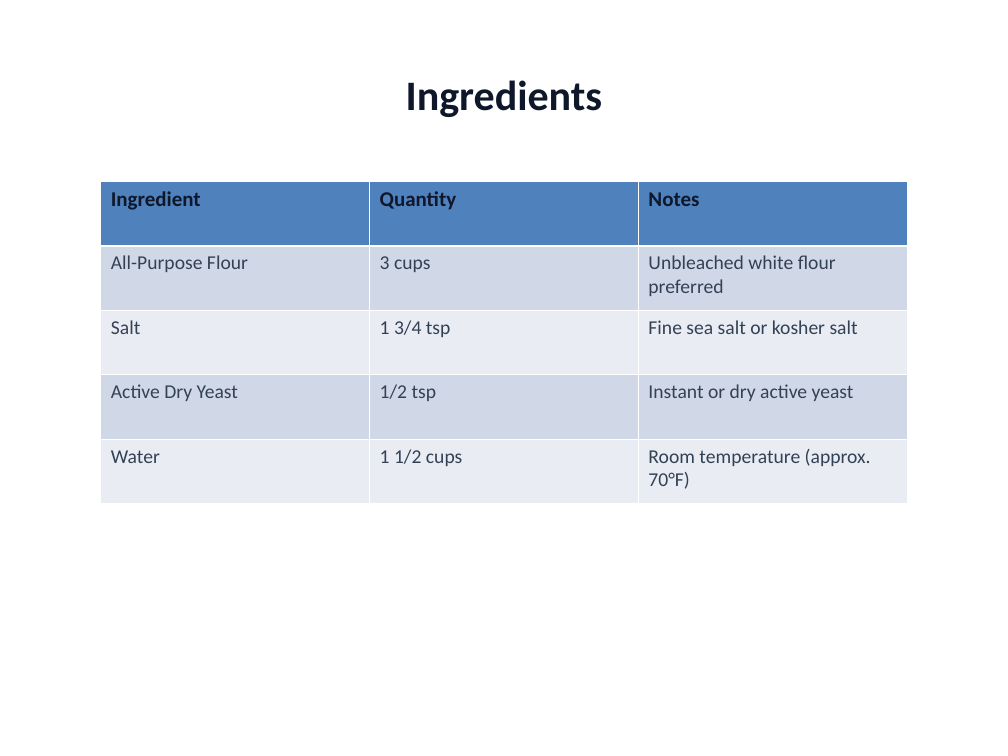
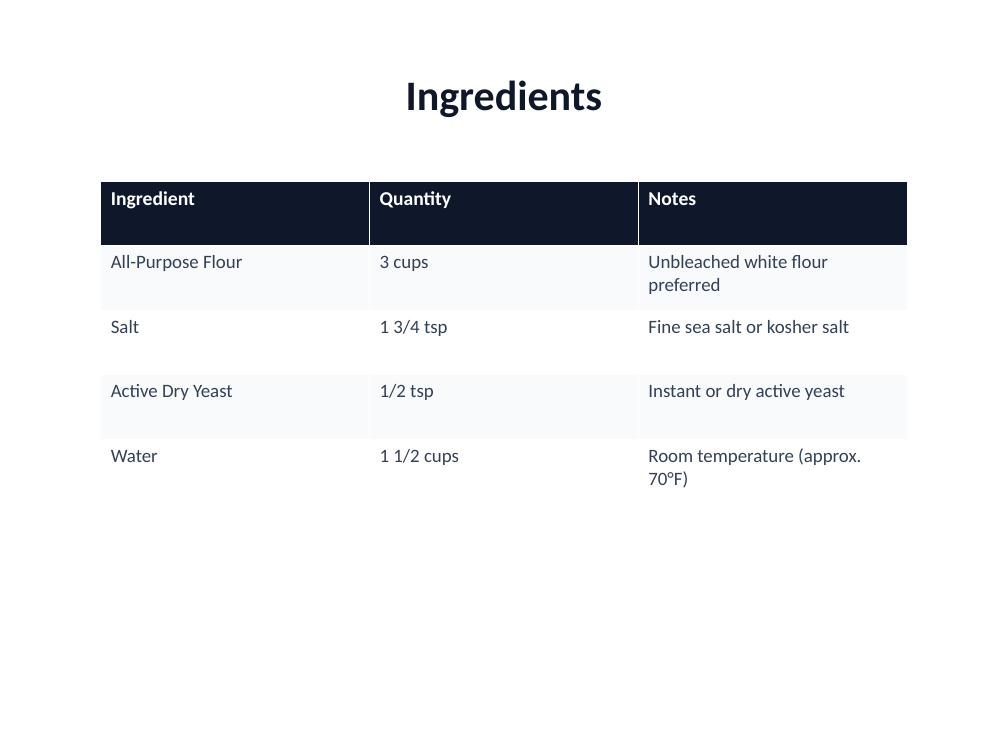
Before and after one commit to ThirstyHead/pptx-a11y, a slide deck: slide 3 of examples/No Knead Bread.pptx. Drawn at 1008x756 pixels with LibreOffice and Linux fonts; fonts in the diff are those of the drawing. Boxes give left, top, right and bottom in pixels: in the first picture for what was removed or moved away, otherwise in the second. Text is boxed around its words. In the diff, an @@ line names an element or a change of style, - is before the commit and + after.

```diff
--- a/examples/No Knead Bread.pptx
+++ b/examples/No Knead Bread.pptx
@@ table at (x1=101, y1=181, x2=908, y2=504) @@
@@ fill #4F81BD to #0F172A in row 1 @@
@@ fill #D0D8E8 to #F8FAFC in 6 cells @@
@@ fill #E9EDF4 to #FFFFFF in 6 cells @@
@@ size 15 to 14 pt, text colour #0F172A to #FFFFFF in "Ingredient", "Quantity", "Notes" @@
@@ size 14 to 13.5 pt in "All-Purpose Flour", "3 cups", "Unbleached white flour preferred", "Salt" and 8 more places @@
```
Also in this commit, not shown: 3 other slides changed, 2 other files.
